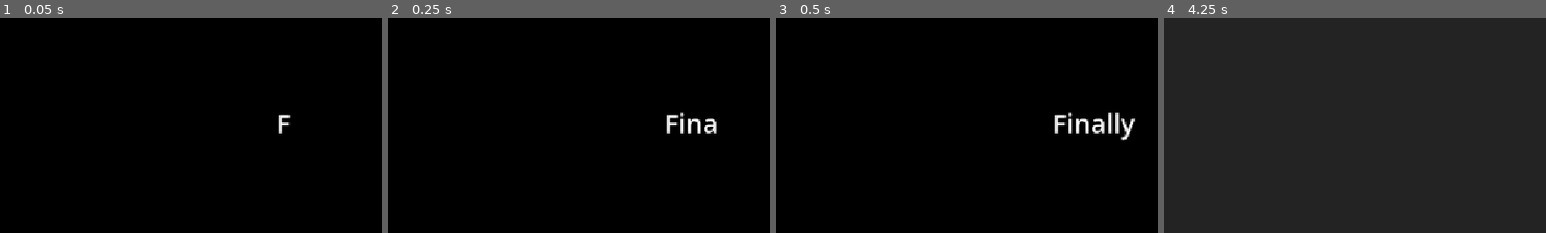
Above: before the commit, frames 1-4 (left to right).
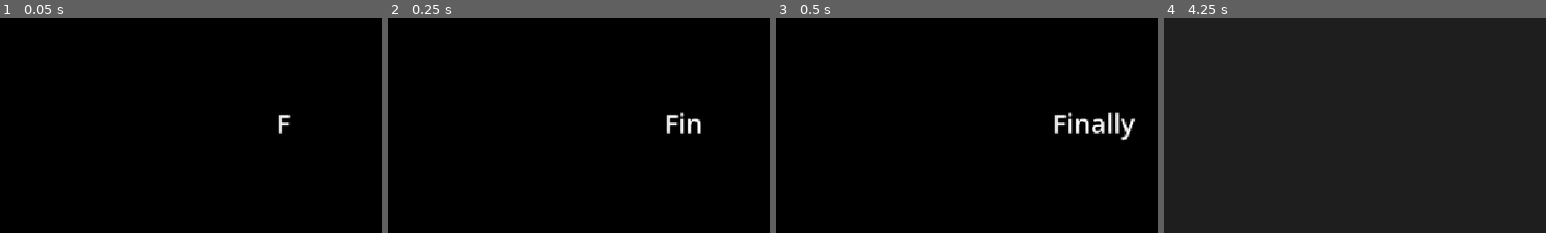
Above: after the commit, the same moments.

Repository: DropletU/autumn
Game: Godot game, scene res://Scenes/Worlds/Mansion/Ending.tscn
Two runs of this game, one before a commit and one after it. Both use one fixed random seed, a clock stepped at 60 frames per second and the inputs below. This scene is started directly instead of the project's main scene.
Inputs:
- Up to frame 1 (0.05 s): no input
- Up to frame 2 (0.25 s): no input
- Up to frame 3 (0.5 s): no input
- Up to frame 4 (4.25 s): tap Enter (ui_accept) at 0.5, 0.77, 0.8, 1.07, 1.35, 1.52, 1.82, 2.3, 3.02, 3.32, 3.77, 3.8, 4.07 s; hold D (right) 0.53-1.28 s; hold E (interact) 0.53-1.28 s; tap Space at 1.25, 2.75 s; hold S (down) 1.28-2.03 s; tap E (interact) at 1.55, 3.05 s; hold D (right) 2.03-2.78 s; hold E (interact) 2.03-2.78 s; hold W (up) 2.78-3.53 s; tap Shift (sprint) at 2.85 s; hold A (left) from 3.53 s (still down); hold E (interact) from 3.53 s (still down)
The pictures show only the part of the screen within x 0-50%, y 26-76%; the shares and areas given below are measured in that part.

Frame 1 is identical in both runs. In frame 2, 0.2% of the frame differs, in the area x 82-86%, y 46-54%; in frame 3, nothing differs; in frame 4, less than 0.1%.

Commit message:
Game: Fix final bug where game crashes in ending cutscene
LETS GOOOOOO

Diff:
--- a/Scenes/Worlds/Mansion/Ending.tscn
+++ b/Scenes/Worlds/Mansion/Ending.tscn
@@ -46,6 +46,7 @@
 [node name="Node2D2" type="Node2D" unique_id=87981440]
 script = ExtResource("1_ksoyt")
 Lines = ["Finally. I am out.", "Free.", "I Need to find my way back home now."]
+ending = true
 
 [node name="CanvasLayer" type="CanvasLayer" parent="." unique_id=1288516553]
 
--- a/Scripts/Autoloads/game_manager.gd
+++ b/Scripts/Autoloads/game_manager.gd
@@ -39,7 +39,8 @@
 
 	await get_tree().scene_changed
 	if not get_tree().current_scene.has_node("Player"):
-		get_tree().current_scene.add_child(player)
+		if player:
+			get_tree().current_scene.add_child(player)
 	if player: player.global_position = new_pos
 
 	await TransitionScreen.EndTransition(outTime)
--- a/Scripts/SceneScripts/CutScene.gd
+++ b/Scripts/SceneScripts/CutScene.gd
@@ -8,15 +8,22 @@
 ]
 
 var CurrentIndex = -1
-var bCanContinue = true
+var bCanContinue = false
+
+var active_tween: Tween
+
 
 @export var NextScene = "res://Scenes/Worlds/Mansion/MainChamber.tscn"
+@export var ending: bool = false
 
 func _ready() -> void:
+	await get_tree().process_frame
 	%Label.visible_characters = 0
+	await get_tree().process_frame
+	bCanContinue = true
 	PlayNextLine()
 
-func _process(_delta: float) -> void:
+func _physics_process(_delta: float) -> void:
 	if Input.is_action_just_pressed("ui_accept"):
 		if bCanContinue:
 			PlayNextLine()
@@ -25,18 +32,25 @@
 func PlayNextLine():
 	if bCanContinue == false:
 		return
+	if active_tween and active_tween.is_valid():
+		active_tween.kill()
 	%Continue.visible = false
 	%Label.visible_characters = 0
 	CurrentIndex += 1
 	bCanContinue = false
 	if CurrentIndex > Lines.size() - 1:
-		await GameManager.enter_new_room(NextScene, Vector2(-1589,2246), Color.WHITE, 1.2)
+		if not ending:
+			await GameManager.enter_new_room(NextScene, Vector2(-1589,2246), Color.WHITE, 1.2)
+		else:
+			await TransitionScreen.BeginTransition(1.2, Color.BLACK)
+			get_tree().quit()
 		return
 
 
+
 	%Label.text = Lines[CurrentIndex]
-	var tween = get_tree().create_tween()
-	tween.tween_property(%Label, "visible_characters", len(Lines[CurrentIndex]), 1.2)
-	await tween.finished
+	active_tween = get_tree().create_tween()
+	active_tween.tween_property(%Label, "visible_characters", len(Lines[CurrentIndex]), 1.2)
+	await active_tween.finished
 	%Continue.visible = true
 	bCanContinue = true
